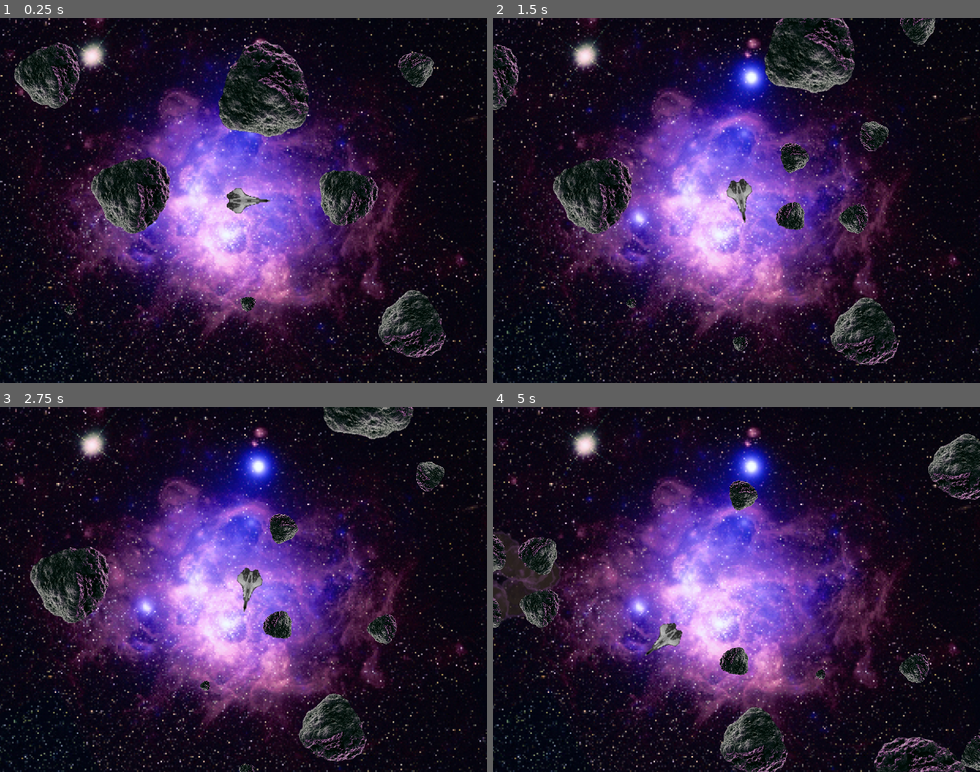
Above: before the commit, frames 1-4 (two rows, left to right).
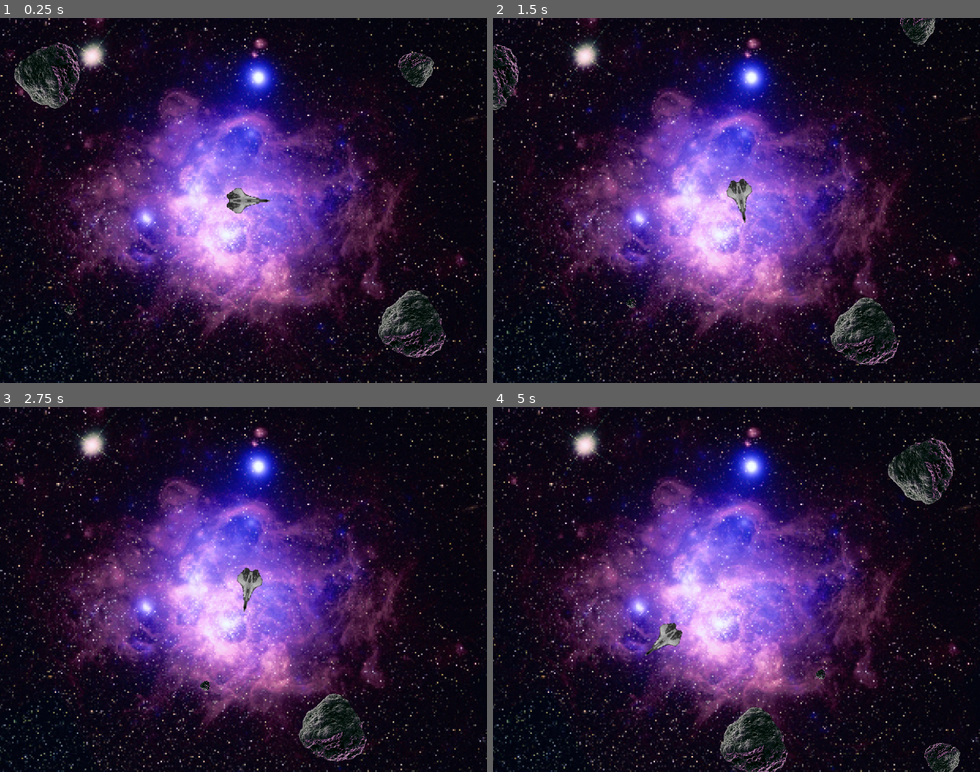
Above: after the commit, the same moments.

Repository: andriuchap/spaceship-godot
Game: Godot game, scene res://Scenes/MainScene.tscn
Same seed, same stepped clock (60 frames per second), same inputs: the game is played once before the commit and once after it.
Inputs:
- Up to frame 1 (0.25 s): no input
- Up to frame 2 (1.5 s): tap Enter (ui_accept) at 0.5, 0.77 s; hold Right (ui_right) 0.53-1.28 s; hold Left (ui_left) from 1.28 s (still down)
- Up to frame 3 (2.75 s): tap Enter (ui_accept) at 1.52 s; release Left (ui_left) at 2.03 s; hold Right (ui_right) from 2.03 s (still down)
- Up to frame 4 (5 s): release Right (ui_right) at 2.78 s; hold Up (ui_up) 2.78-3.53 s; tap Enter (ui_accept) at 3.02, 3.77, 4.52 s; hold Left (ui_left) from 3.53 s (still down)

The runs differ from the first frame. In frame 1, 7.4% of the frame differs, in the area x 18-78%, y 6-81%; in frame 2, 5.7%; in frame 3, 4.3%; in frame 4, 5.8%.

Commit message:
reduced amount of starting rocks:

Diff:
--- a/Scenes/MainScene.tscn
+++ b/Scenes/MainScene.tscn
@@ -32,15 +32,3 @@
 
 [node name="SpaceRock4" parent="." instance=ExtResource( 4 )]
 position = Vector2( 74.8228, 74.4405 )
-
-[node name="SpaceRock5" parent="." instance=ExtResource( 4 )]
-position = Vector2( 177.673, 229.18 )
-
-[node name="SpaceRock6" parent="." instance=ExtResource( 4 )]
-position = Vector2( 330.56, 111.504 )
-
-[node name="SpaceRock7" parent="." instance=ExtResource( 4 )]
-position = Vector2( 467.23, 238.446 )
-
-[node name="SpaceRock8" parent="." instance=ExtResource( 4 )]
-position = Vector2( 325.463, 365.387 )
